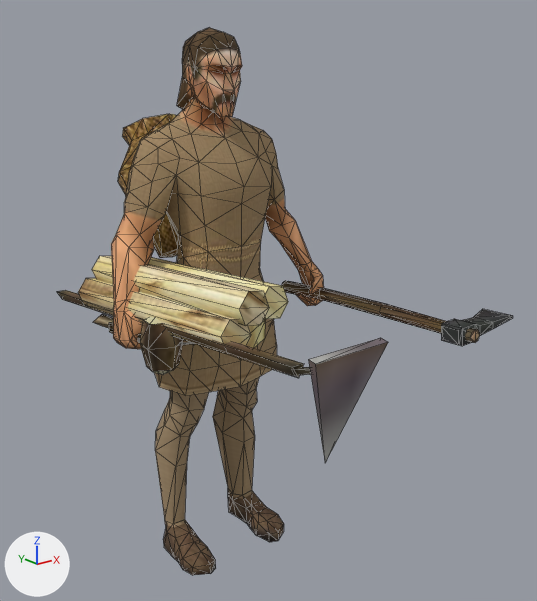
Renders of the glTF model apps/web/public/models/people/man.glb from each side of a commit.
One viewpoint serves both versions: a 50 mm camera at (-1.449, -2.119, 1.785) aimed at (0.039, -0.259, 1.041). The axes (+X, +Y, +Z) are drawn at lower left. The lights are the same throughout. The older version comes first. Mesh edges are drawn as thin lines. Where no turn or scale is listed for an object, it has been applied to the vertices. Vertices at exactly the same position are counted once.

The first picture shows 'man-mesh'.
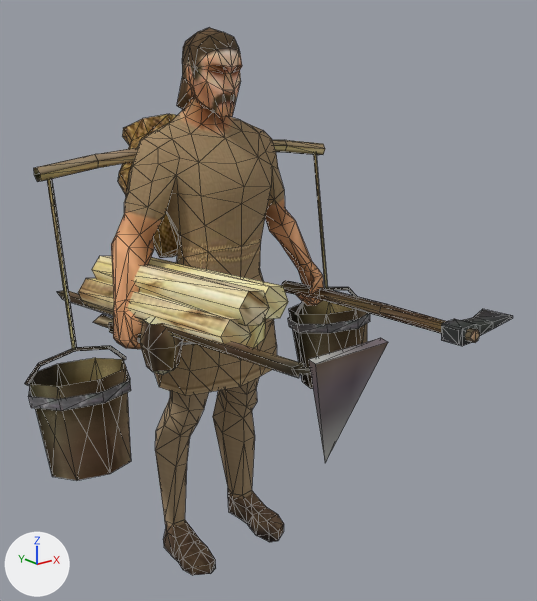
Boxes (x1, y1, x2, y2) around the edits, measured in the pictures (537 x 601 px):
'man-mesh', reshaped (7% wider)
    before: (57, 28, 513, 575)
    after: (24, 28, 513, 575)
part 1 of me_man, added (brown)
    after: (24, 140, 370, 480)

Patch to the scene script:
```diff
--- a/apps/web/public/models/people/man.glb.py
+++ b/apps/web/public/models/people/man.glb.py
@@ me_man @@
 # used by ob_man_mesh; location = (0.0, 0.0, 0.0)
-me_man.from_pydata(...)  # 754 vertices, 1394 faces; spans x -0.44..0.56, y -1.02..0.5, z 0.0..1.91
+me_man.from_pydata(...)  # 952 vertices, 1658 faces; spans x -0.72..0.72, y -1.02..0.5, z 0.0..1.91
+# me_man part 1
+# 192 vertices are added at x -0.72..0.72, y -0.2..0.15, z 0.53..1.54
+# 6 new vertices lie (0.05, 0.12, -0.02) away from vertices in x -0.71..0.66, y -0.14..-0.02, z 0.82..0.88
+# 264 new faces join them
 me_man.materials.append(mat_man_atlas)
```
